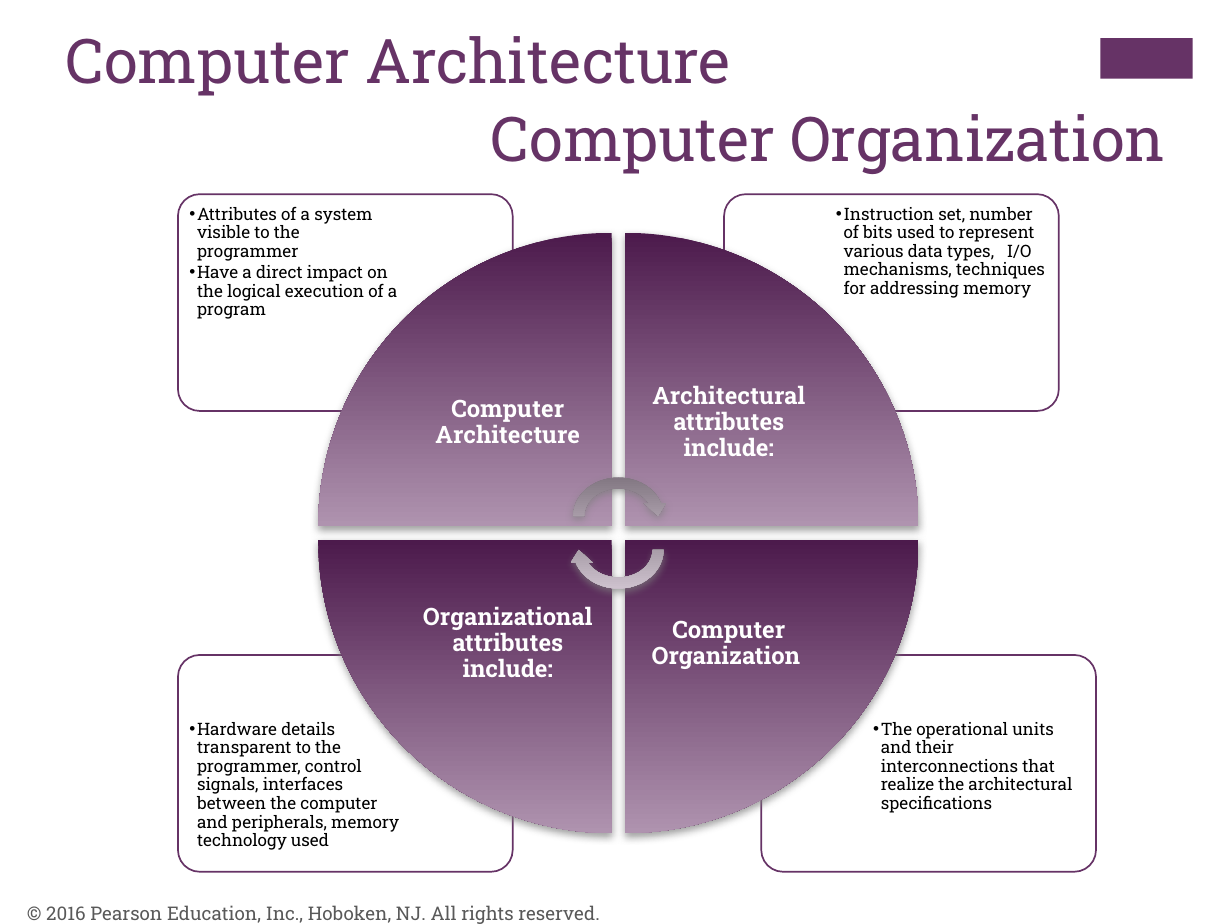
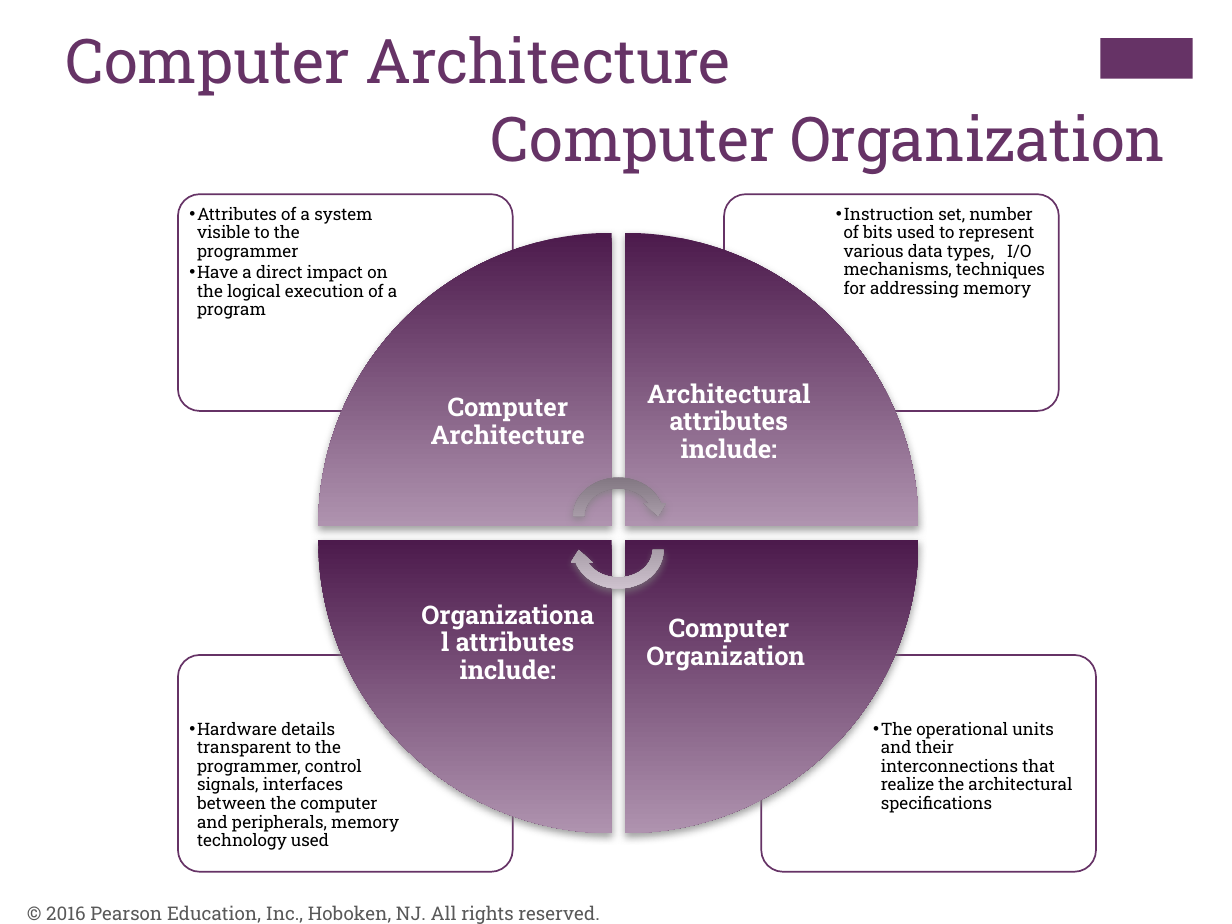
Before and after one commit to usman4317782/RIC_Fall_26_27, a slide deck: slide 3 of Evening/04 COAL/slides/CH01-COA10e_Stallings.pptx. Drawn at 1232x924 pixels with LibreOffice and Linux fonts; fonts in the diff are those of the drawing; background and template pictures are left out. Boxes give left, top, right and bottom in pixels: in the first picture for what was removed or moved away, otherwise in the second. Text is boxed around its words. In the diff, an @@ line names an element or a change of style, - is before the commit and + after.

```diff
--- a/Evening/04 COAL/slides/CH01-COA10e_Stallings.pptx
+++ b/Evening/04 COAL/slides/CH01-COA10e_Stallings.pptx
@@ size 14 to 15 pt in 4 elements at <box>431,397,585,444</box>, <box>647,383,810,458</box>, <box>646,618,805,671</box>, <box>456,628,575,679</box> @@
```
Also in this commit, not shown: 2 other slides changed.
